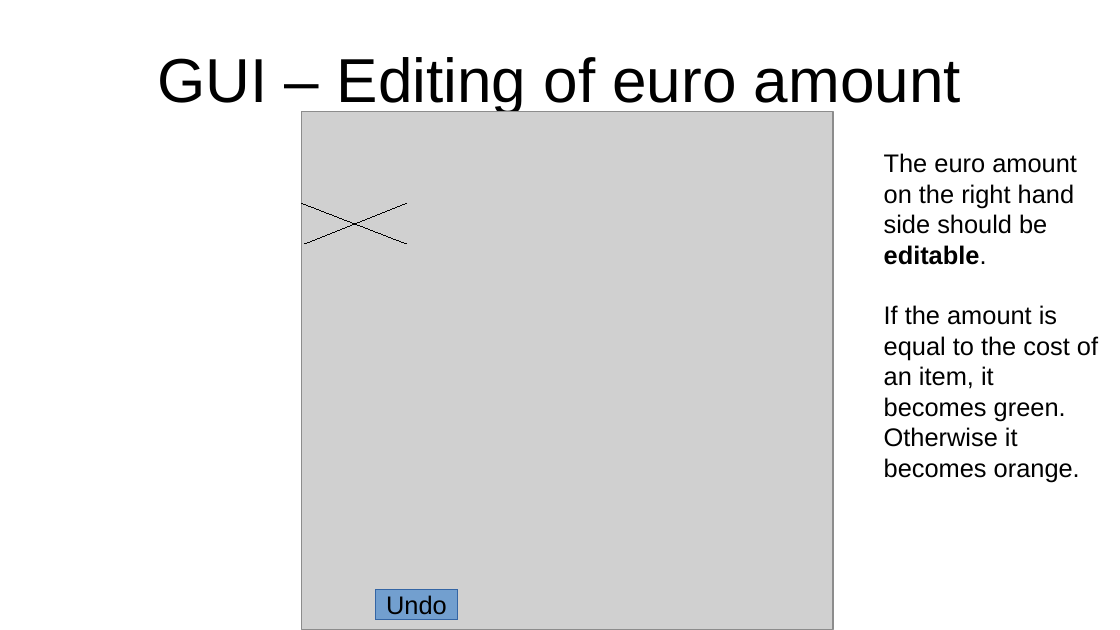
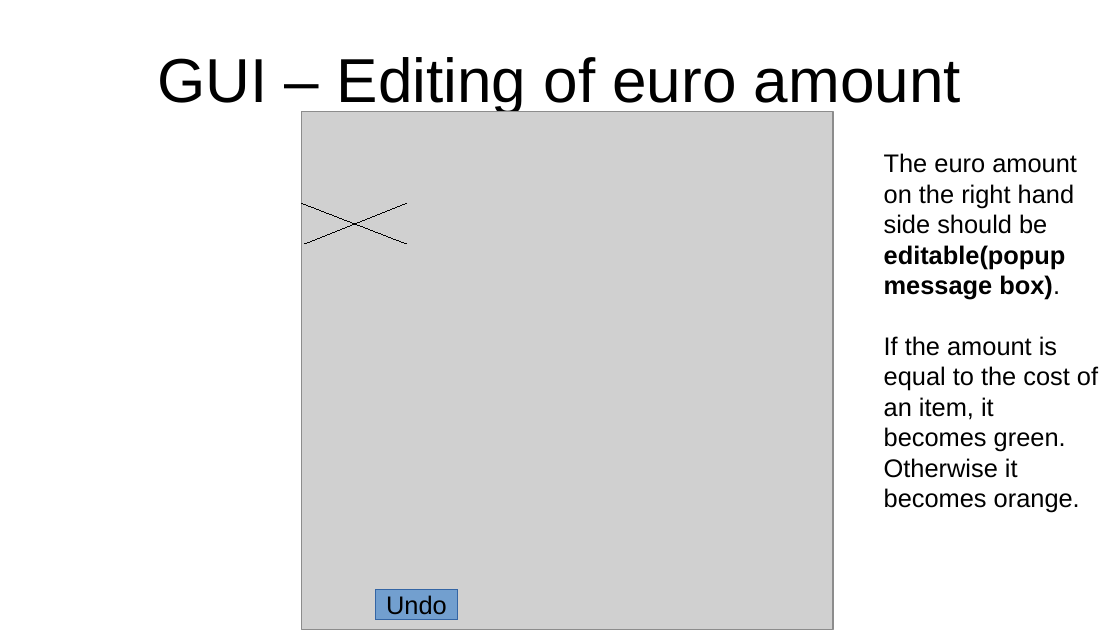
Before and after one commit to GregorGT/GastroManager, a slide deck: slide 7 of Documentation/desktop_android_payments.odp (slide 6 before the commit). Drawn at 1120x630 pixels with LibreOffice and Linux fonts; fonts in the diff are those of the drawing; grey boxes stand for pictures. Boxes give left, top, right and bottom in pixels: in the first picture for what was removed or moved away, otherwise in the second. Text is boxed around its words. In the diff, an @@ line names an element or a change of style, - is before the commit and + after.

```diff
--- a/Documentation/desktop_android_payments.odp
+++ b/Documentation/desktop_android_payments.odp
@@ text at box(884, 153, 1077, 300): text changed @@
-The euro amount on the right hand side should be editable.
+The euro amount on the right hand side should be editable(popup message box).
```
Also in this commit, not shown: 2 other slides changed, 1 slide added.
